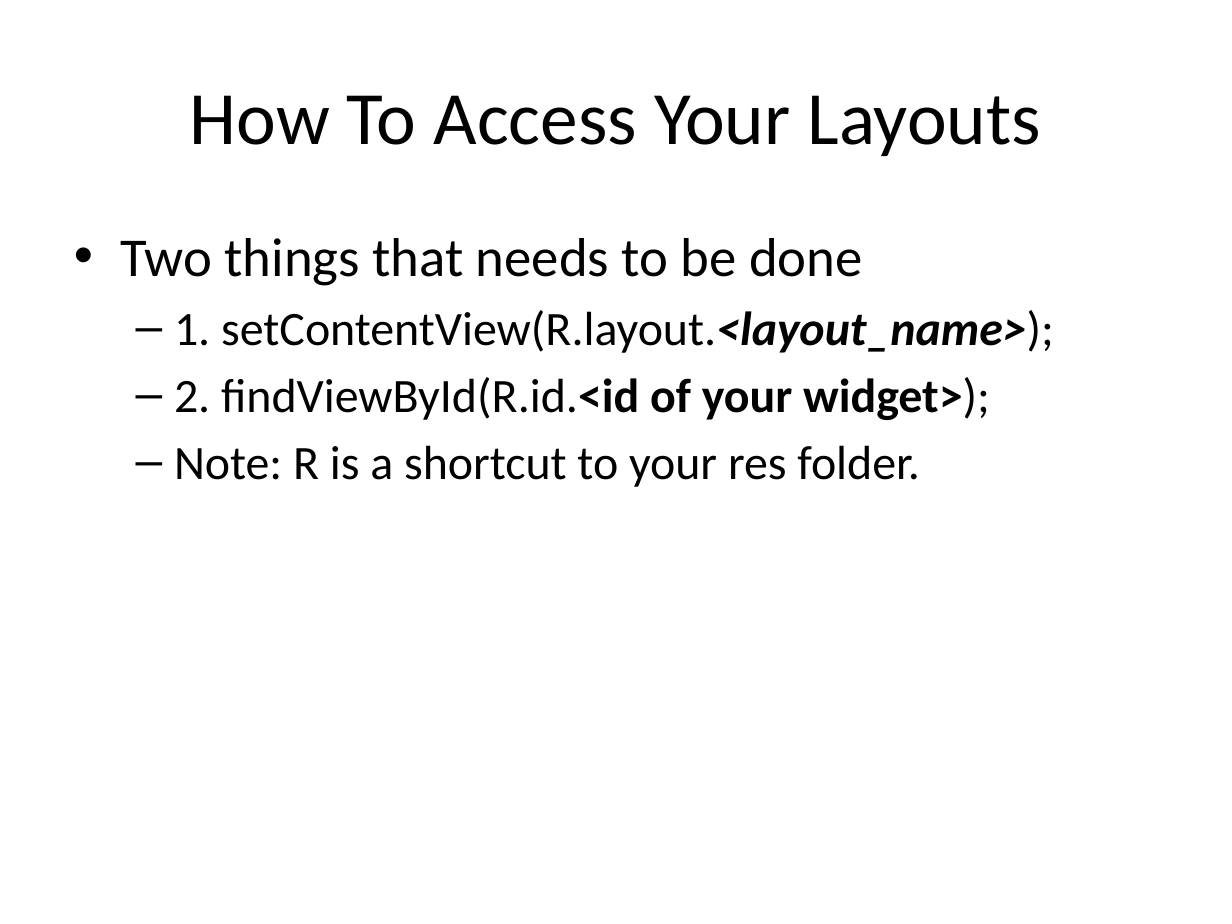
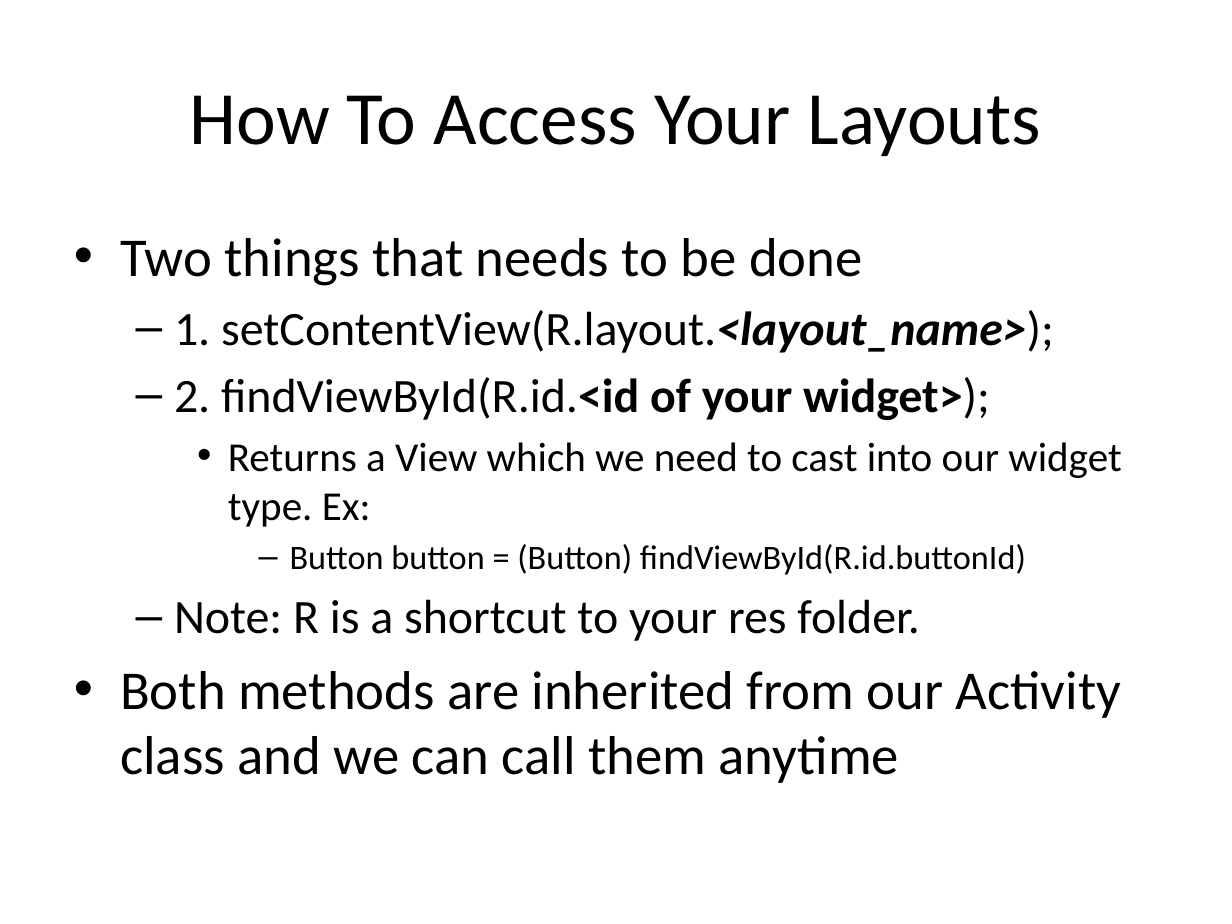
Before and after one commit to chang47/AndroidTutorial, a slide deck: slide 34 of Lesson1 First App/Android Lesson 1.pptx (slide 13 before the commit). Drawn at 1232x924 pixels with LibreOffice and Linux fonts; fonts in the diff are those of the drawing. Boxes give left, top, right and bottom in pixels: in the first picture for what was removed or moved away, otherwise in the second. Text is boxed around its words. In the diff, an @@ line names an element or a change of style, - is before the commit and + after.

```diff
--- a/Lesson1 First App/Android Lesson 1.pptx
+++ b/Lesson1 First App/Android Lesson 1.pptx
@@ text at (228, 442, 1121, 575): paragraphs added @@
+    • Returns a View which we need to cast into our widget type. Ex:
+      – Button button = (Button) findViewById(R.id.buttonId)
@@ text at (120, 671, 1122, 783): paragraph added @@
+• Both methods are inherited from our Activity class and we can call them anytime
```
Also in this commit, not shown: 7 other slides changed, 26 slides added, 1 slide removed, 30 other files.
